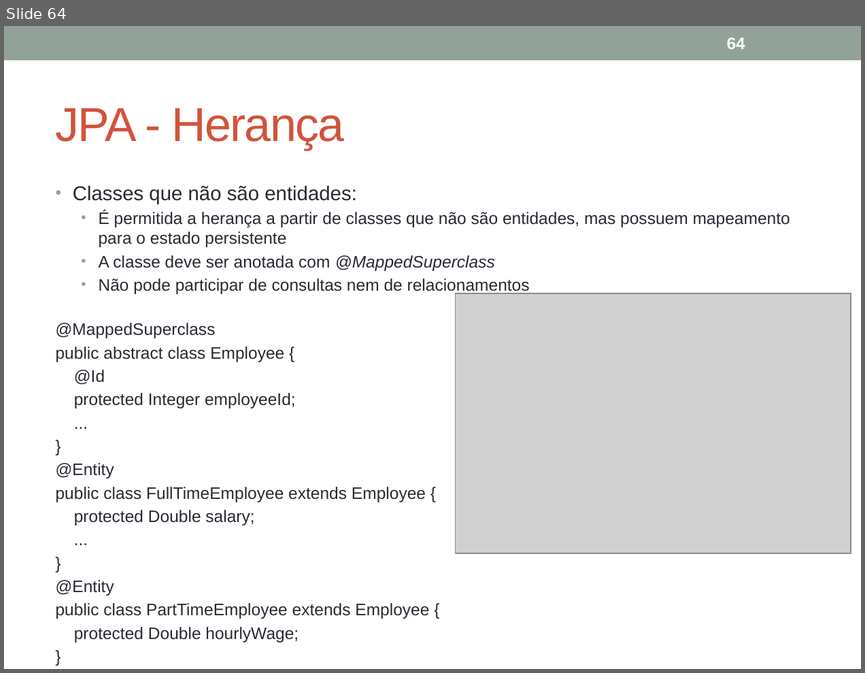
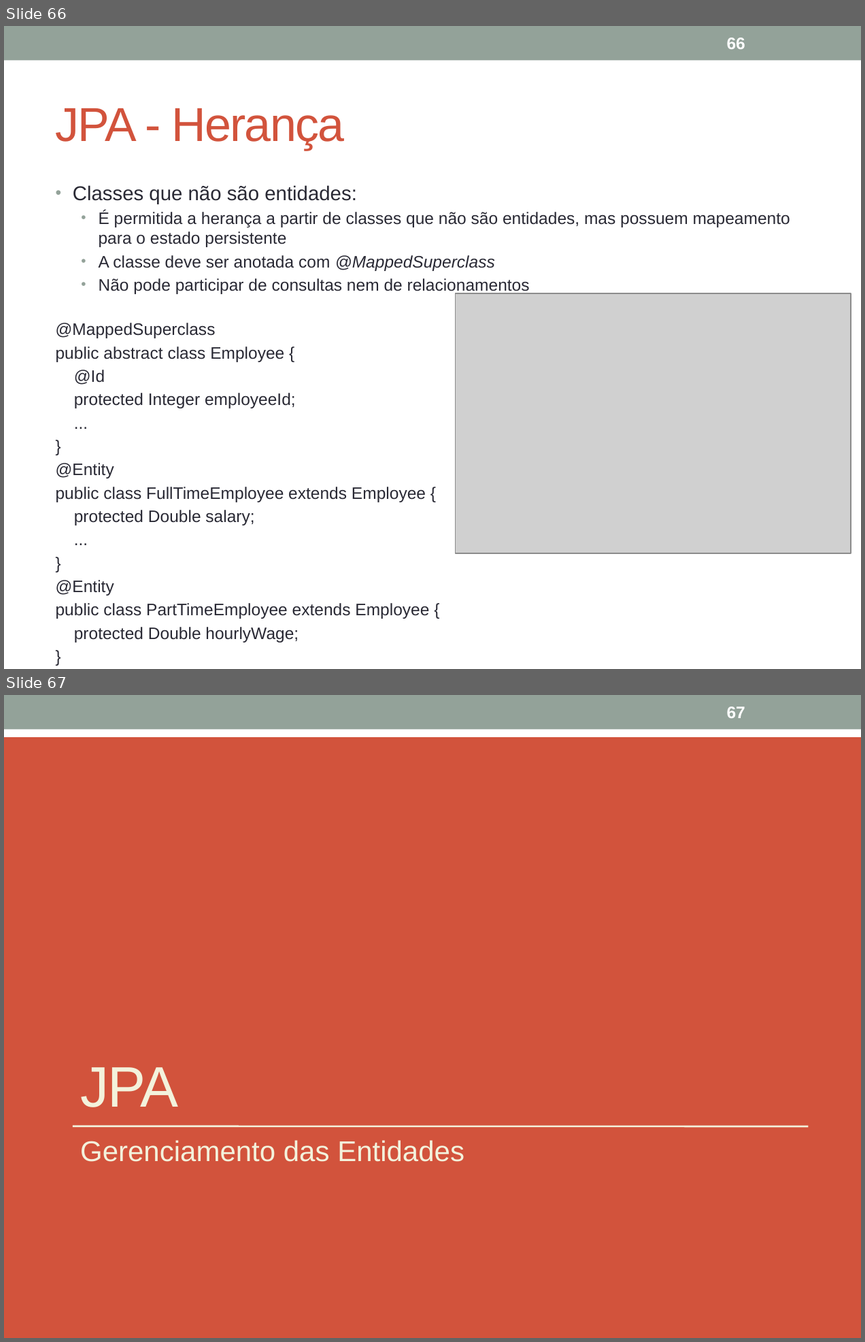
Before and after one commit to VanusaASilva/VanusaASilva, a slide deck: Material/JavaEE_JPA.pptx. Shown one above the other, each under a label of ours: slide 64 before the commit, slides 66 and 67 after it. The pictures are 865x673 and 865x1342 pixels, drawn with LibreOffice and Linux fonts; fonts in the diff are those of the drawing; grey boxes stand for pictures. Boxes give left, top, right and bottom in pixels: in the first picture for what was removed or moved away, otherwise in the second. Text is boxed around its words. In the diff, an @@ line names an element or a change of style, - is before the commit and + after.

```diff
--- a/Material/JavaEE_JPA.pptx
+++ b/Material/JavaEE_JPA.pptx
@@ slide 67 added at <box>4,695,861,1338</box>, background #D2533C; not listed: 1 template element that a slide beside it also shows @@
@@ page number added at <box>727,707,745,718</box>, 14 pt, text #FFFFFF, bold @@
+67
@@ rectangle added at <box>4,715,861,737</box>, fill #FFFFFF @@
@@ title added at <box>80,1067,178,1107</box>, 48 pt, text #F3F2DC @@
+JPA
@@ line added from (73, 1126) to (808, 1126), #F3F2DC 1.5 pt @@
@@ text added at <box>80,1140,464,1161</box>, 24 pt, text #F3F2DC @@
+Gerenciamento das Entidades
@@ what was slide 64 is now slide 66 @@
@@ page number at <box>727,38,745,49</box>: text changed @@
-64
+66
```
Also in this commit, not shown: 1 slide changed, 91 other slides added, 55 other files.
